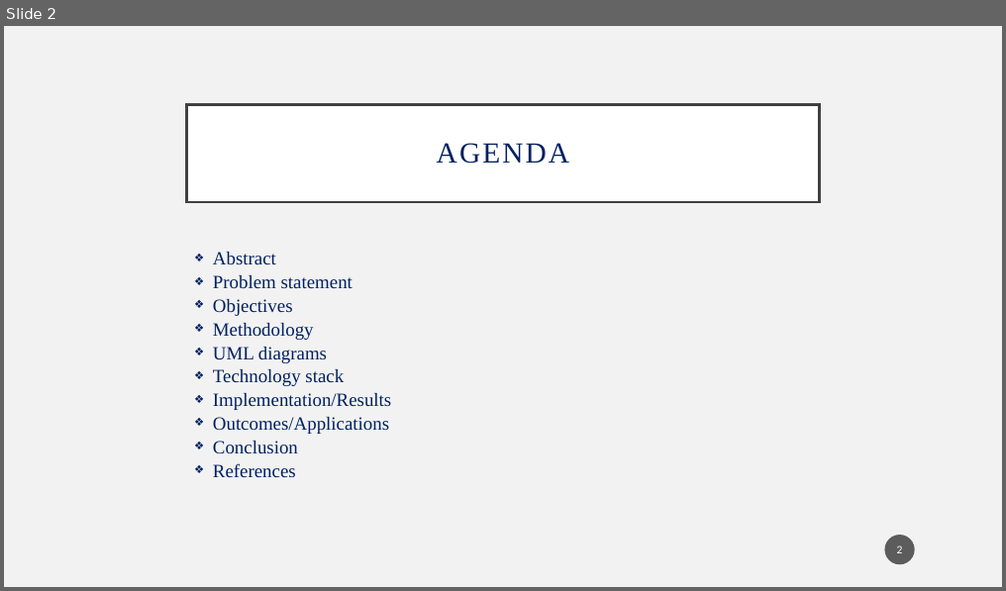
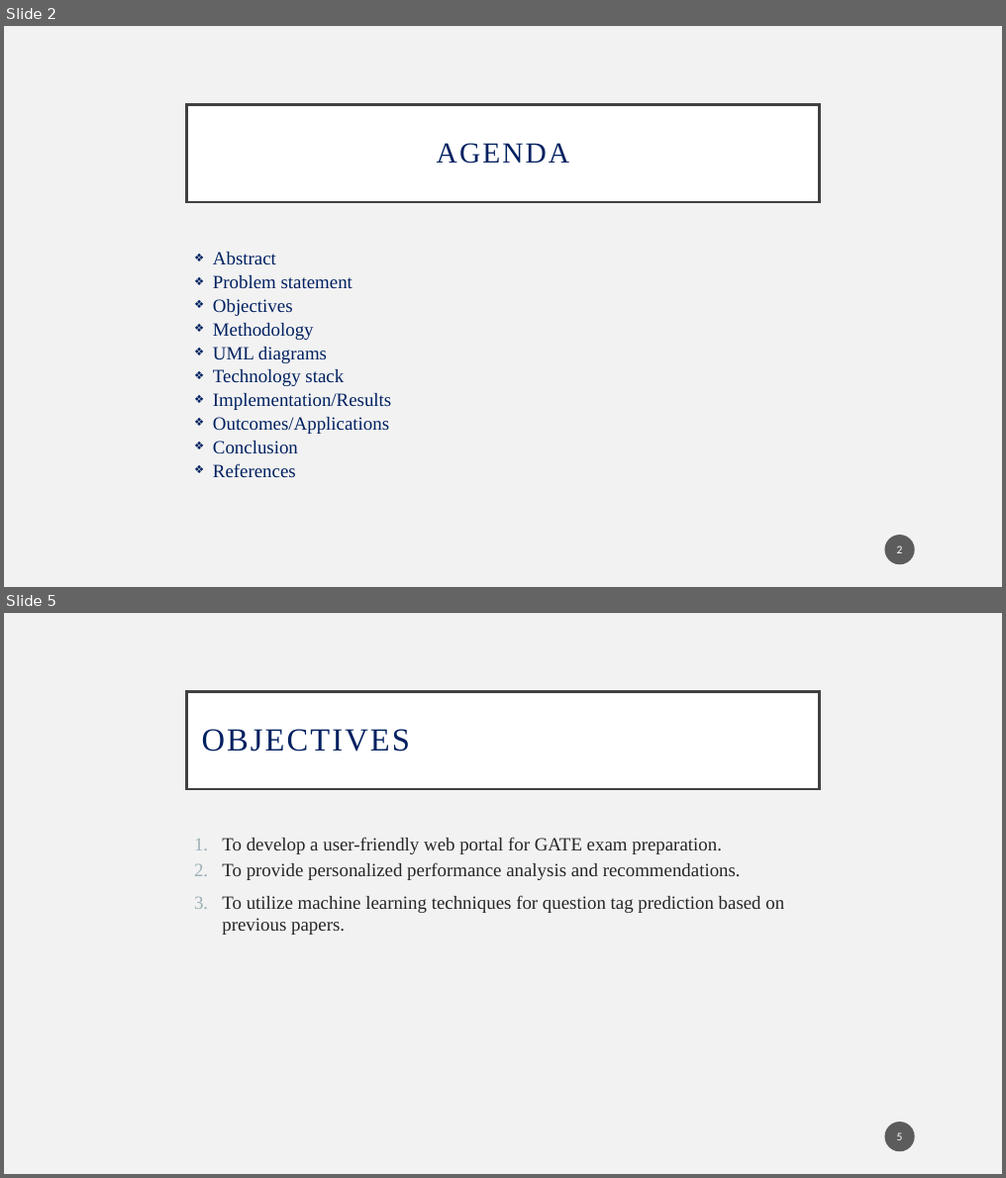
Before and after one commit to 3P-s/app.GATE, a slide deck: MP2_6CS342_AY23-24_ESE_presentation_format.pptx. Shown one above the other, each under a label of ours: slide 2 before the commit, slides 2 and 5 after it; the slides between them are not shown. The pictures are 1006x591 and 1006x1178 pixels, drawn with LibreOffice and Linux fonts; fonts in the diff are those of the drawing. Boxes give left, top, right and bottom in pixels: in the first picture for what was removed or moved away, otherwise in the second. Text is boxed around its words. In the diff, an @@ line names an element or a change of style, - is before the commit and + after.

```diff
--- a/MP2_6CS342_AY23-24_ESE_presentation_format.pptx
+++ b/MP2_6CS342_AY23-24_ESE_presentation_format.pptx
@@ slide 5 added at [4, 613, 1002, 1174], background #F2F2F2 @@
@@ title added at [187, 691, 819, 789], fill #FFFFFF, outline #404040 2.5 pt, 31 pt, text #002060 @@
+OBJECTIVES
@@ text added at [222, 837, 784, 935], 18 pt, text #262626 @@
+1. To develop a user-friendly web portal for GATE exam preparation.
+2. To provide personalized performance analysis and recommendations.
+3. To utilize machine learning techniques for question tag prediction based on previous papers.
@@ page number added at [885, 1122, 915, 1152], fill #1D1D1D at 70% opacity, 11 pt, text #FFFFFF @@
+5
```
Also in this commit, not shown: 6 slides changed, 5 other slides added, 6 slides removed, 3 other files.
